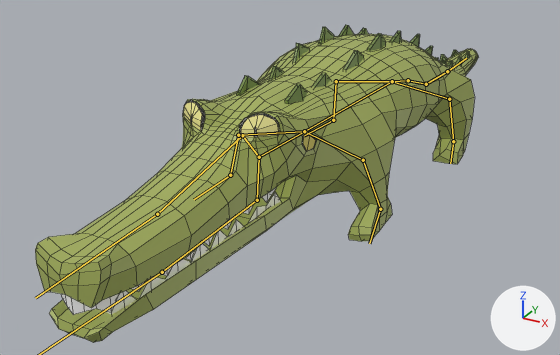
One commit to the FBX model QuackingAwesome/Assets/Animals/Alligator.fbx: the scene before it, then after it.
Rendered twice from a 50 mm camera at (1.22, -2.6, 0.99) aimed at (-0.22, 0.02, -0.32). The axes (+X, +Y, +Z) are drawn at lower right. The lights are the same throughout. The bones that bend it are drawn over the model as lines. Mesh edges are drawn as thin lines.

The first picture shows 'Aligator'.
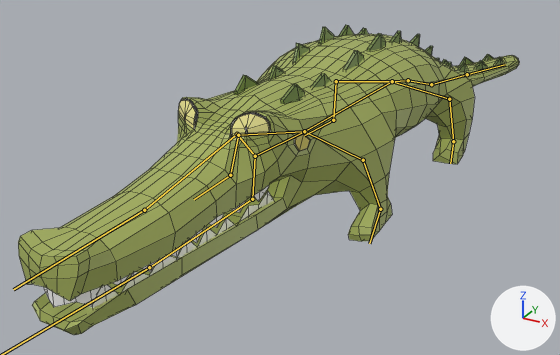
The newer file adds an action. The first version stands in its rest pose; the second is drawn at frame 60 of the action 'ArmatureAligator|Ali Idle'.

The change in detail:
Bone 'Bone' (bone_bone) turns from (0, 0, 0) to (0, 0, 3) degrees about its own x, y and z.
Bone 'Bone.003' (bone_bone_003) turns from (0, 0, 0) to (0, 2, -6) degrees about its own x, y and z.
Bone 'Bone.004' (bone_bone_004) turns from (0, 0, 0) to (0, 0, -7) degrees about its own x, y and z.
Bone 'Bone.005' (bone_bone_005) turns from (0, 0, 0) to (0, 0, -6) degrees about its own x, y and z.

Changed parts and their boxes (x1, y1, x2, y2) in the pictures (560 x 355 px):
'Aligator', posed (13% wider): before (35, 25, 478, 342); after (18, 25, 519, 335)
bone 'Bone', root to tip: before (304, 131) to (259, 157); after (304, 131) to (255, 156)
bone 'Bone.003', root to tip: before (408, 80) to (426, 84); after (408, 80) to (431, 84)
bone 'Bone.004', root to tip: before (426, 84) to (447, 71); after (431, 84) to (467, 74)
bone 'Bone.005', root to tip: before (447, 71) to (466, 58); after (467, 74) to (505, 64)
